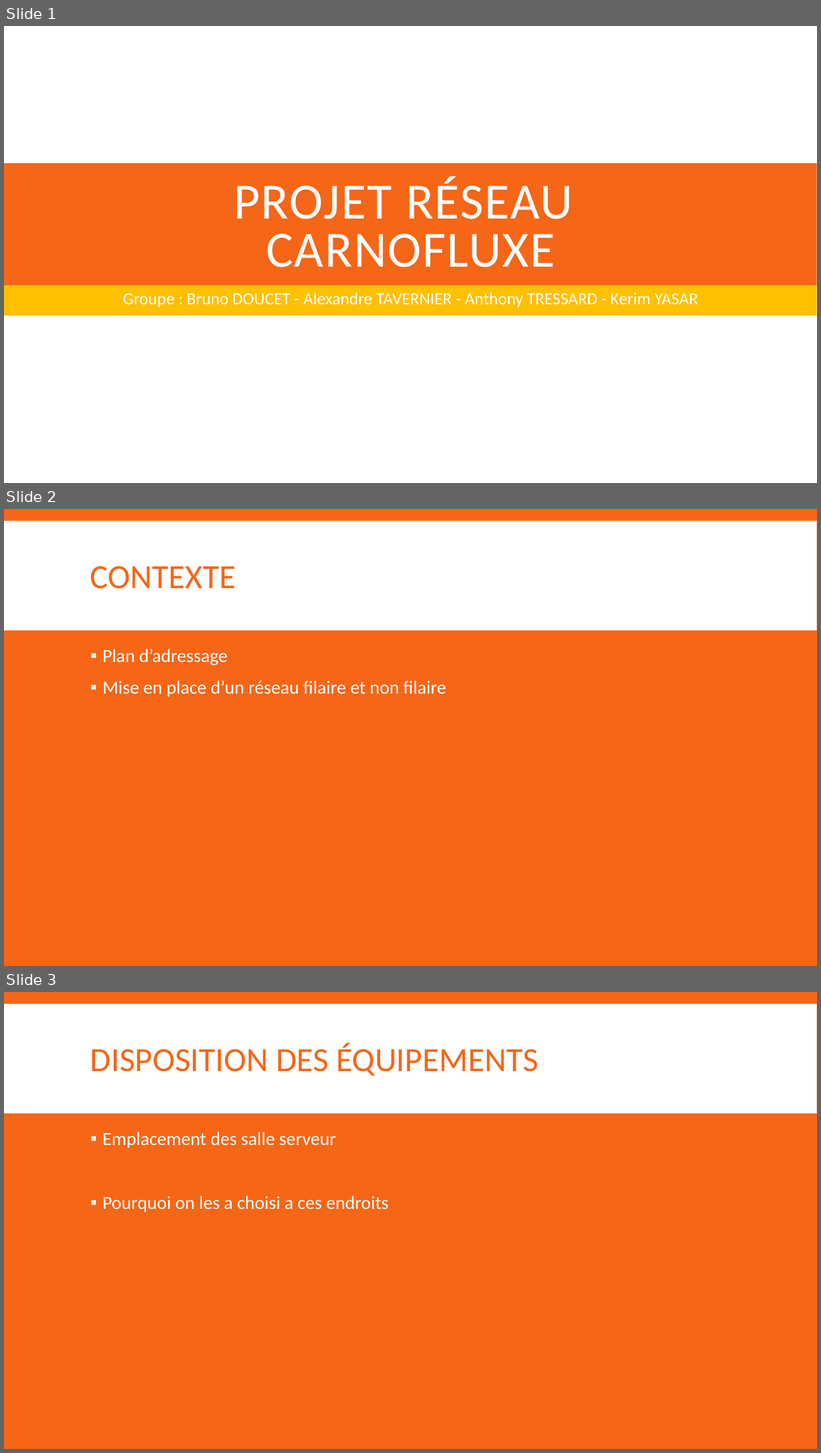
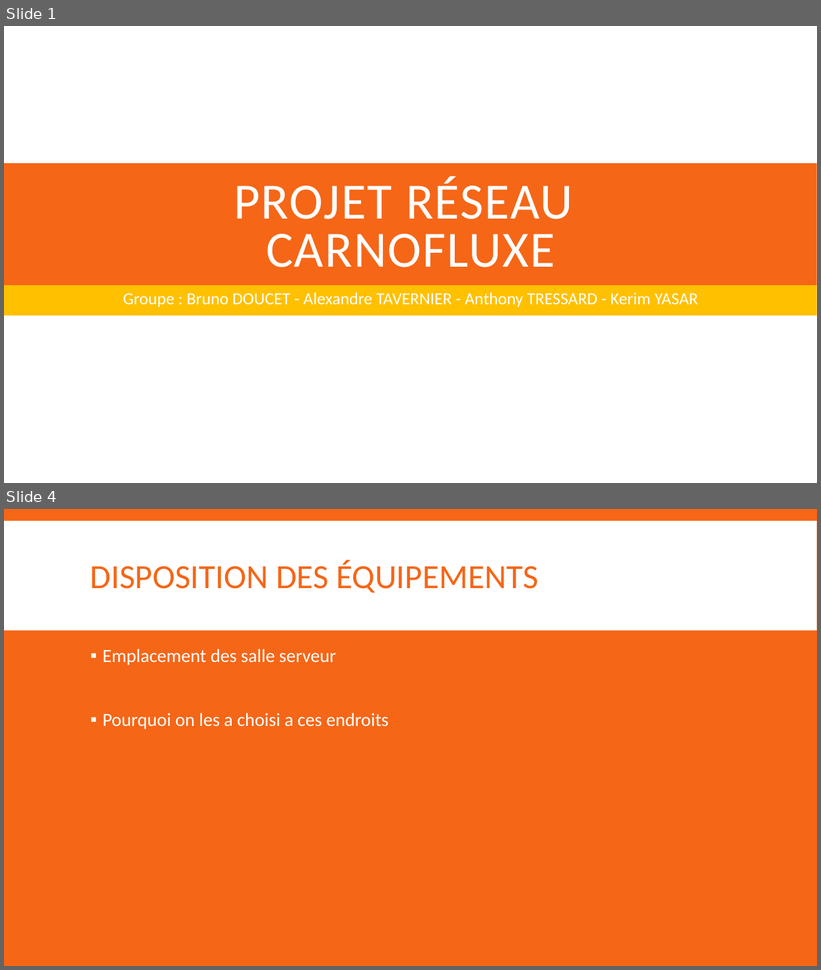
Before and after one commit to Efiria/Carnofluxe, a slide deck: Presentation.pptx. Shown one above the other, each under a label of ours: slides 1, 2 and 3 before the commit, slides 1 and 4 after it; the slides between them are not shown. The pictures are 821x1453 and 821x970 pixels, drawn with LibreOffice and Linux fonts; fonts in the diff are those of the drawing. Boxes give left, top, right and bottom in pixels: in the first picture for what was removed or moved away, otherwise in the second. Text is boxed around its words. In the diff, an @@ line names an element or a change of style, - is before the commit and + after.

```diff
--- a/Presentation.pptx
+++ b/Presentation.pptx
@@ slide 2 removed at <box>4,509,817,966</box>, background #F56617; not listed: 1 template element that a slide beside it also shows @@
@@ title removed at <box>90,566,236,589</box> @@
-CONTEXTE
@@ text removed at <box>102,649,446,697</box> @@
-▪ Plan d’adressage
-▪ Mise en place d’un réseau filaire et non filaire
@@ what was slide 3 is now slide 4 @@
```
Also in this commit, not shown: 3 slides changed, 2 slides added.
